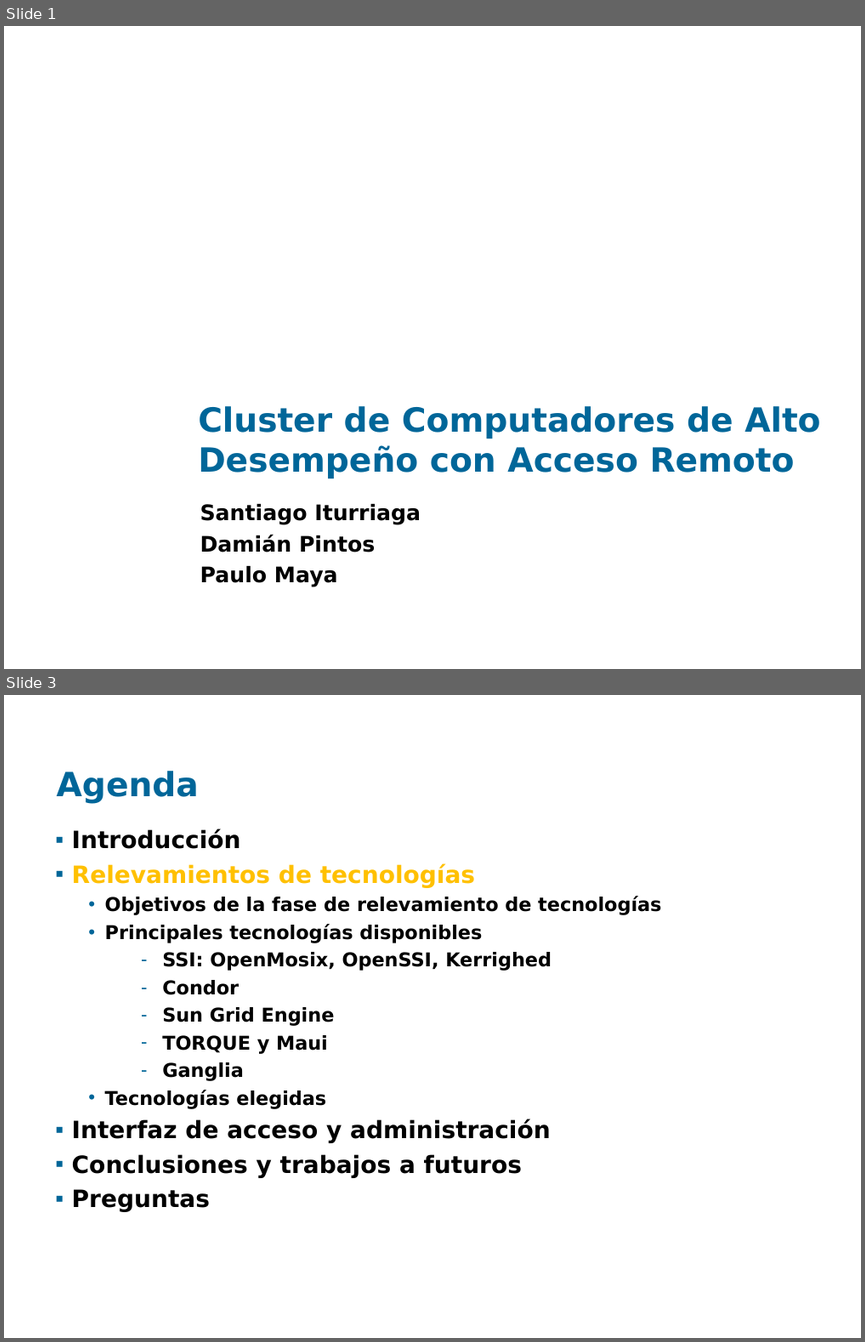
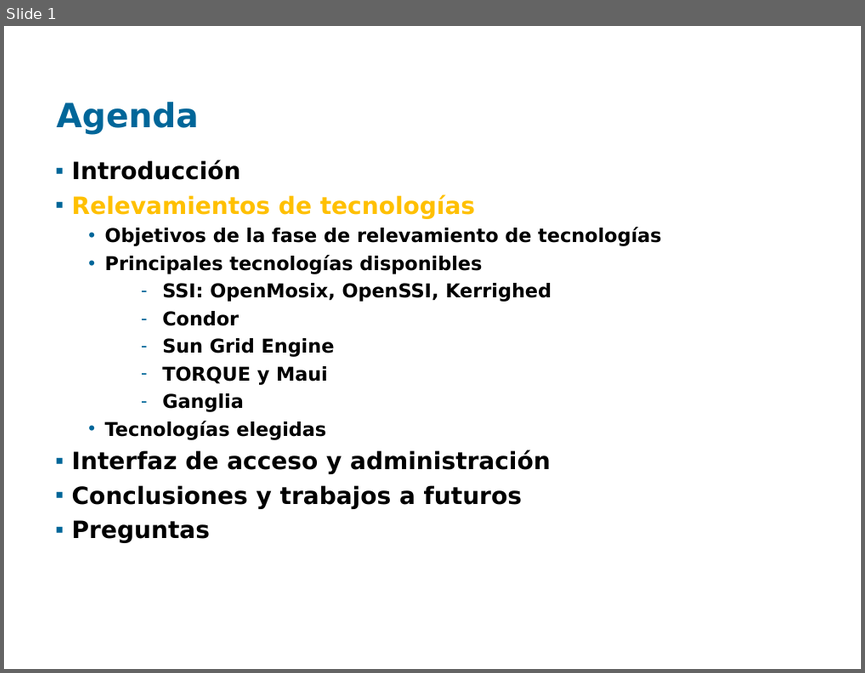
Before and after one commit to santiago-iturriaga/pgruso2007, a slide deck: Documentacion/Presentación Fenton - Santiago.ppt. Shown one above the other, each under a label of ours: slides 1 and 3 before the commit, slide 1 after it; the slides between them are not shown. The pictures are 865x1342 and 865x673 pixels, drawn with LibreOffice and Linux fonts; fonts in the diff are those of the drawing; background and template pictures are left out. Boxes give left, top, right and bottom in pixels: in the first picture for what was removed or moved away, otherwise in the second. Text is boxed around its words. In the diff, an @@ line names an element or a change of style, - is before the commit and + after.

```diff
--- a/Documentacion/Presentación Fenton - Santiago.ppt
+++ b/Documentacion/Presentación Fenton - Santiago.ppt
@@ slide 1 removed at <box>4,26,861,669</box>, background picture (left out) @@
@@ title removed at <box>198,406,820,478</box> @@
-Cluster de Computadores de Alto Desempeño con Acceso Remoto
@@ subtitle removed at <box>200,504,420,587</box> @@
-Santiago Iturriaga
-Damián Pintos
-Paulo Maya
@@ what was slide 3 is now slide 1 @@
```
Also in this commit, not shown: 1 slide changed, 3 slides added, 4 other slides removed, 4 other files.
